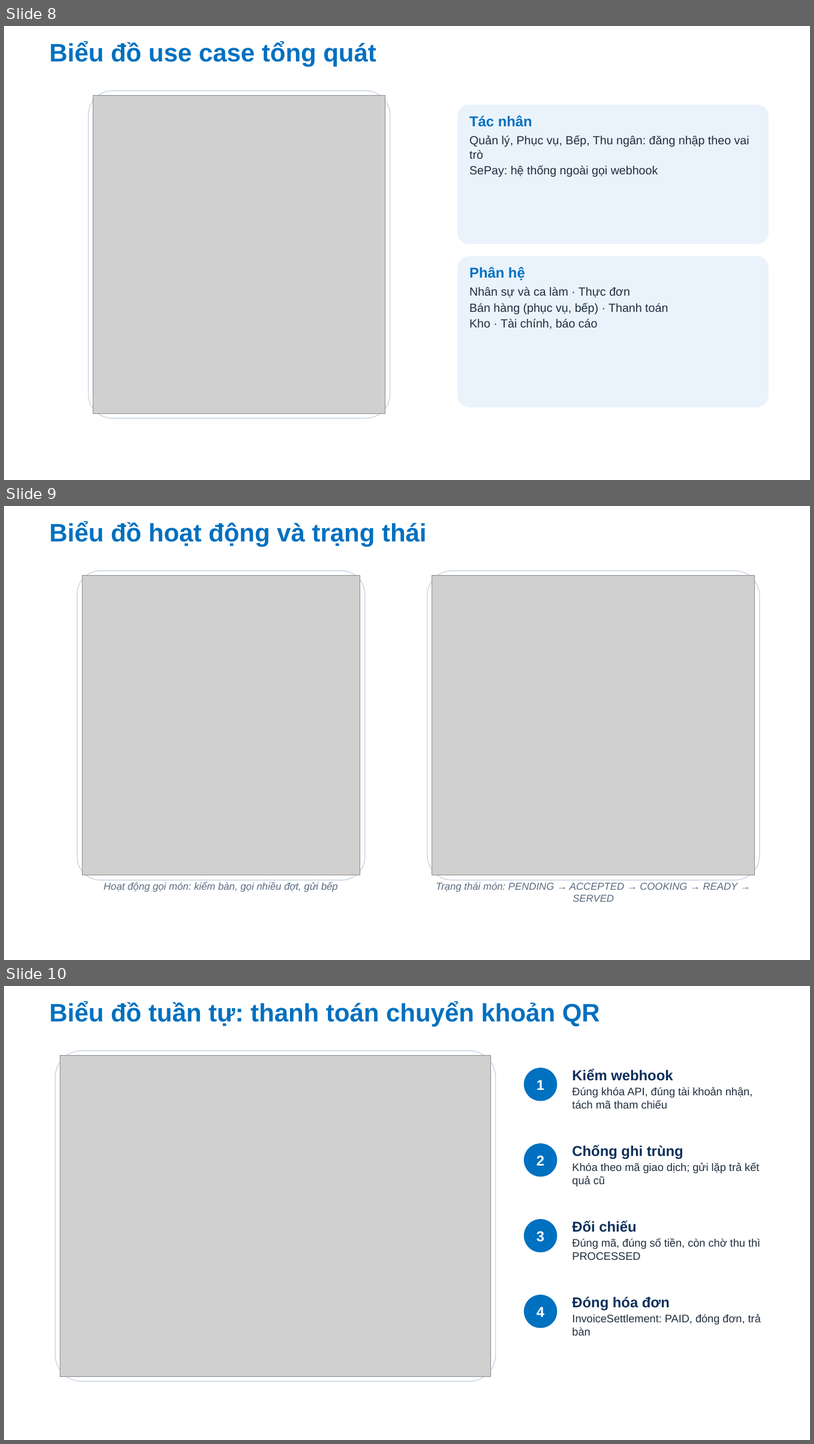
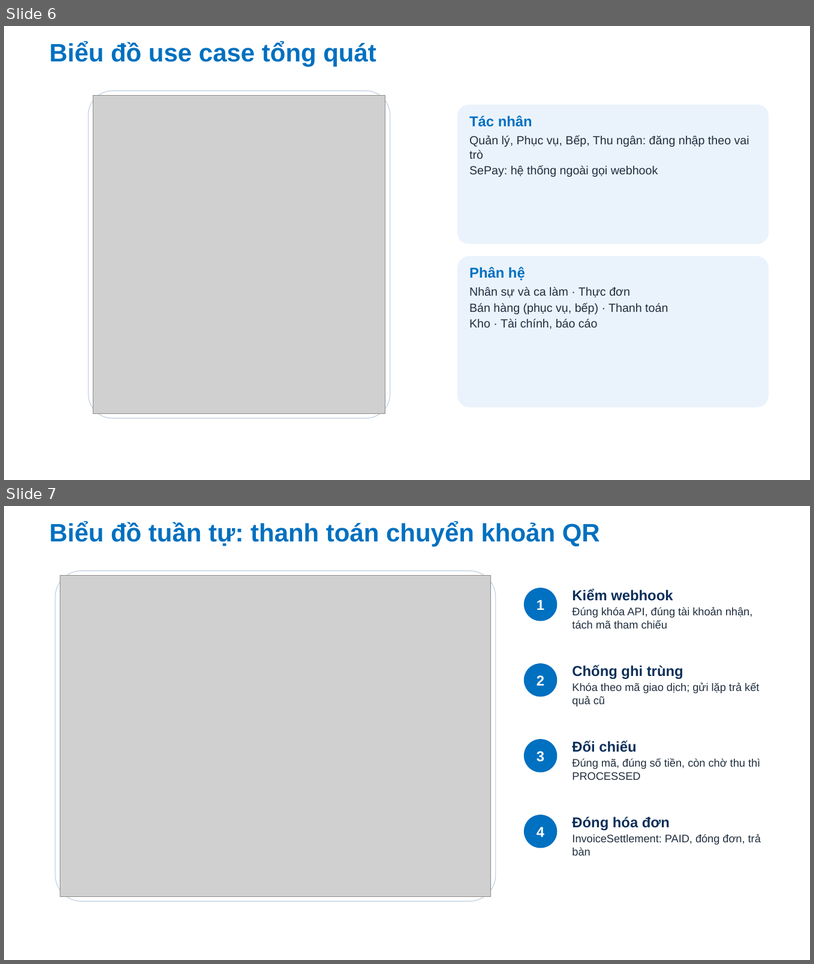
Before and after one commit to Anpham120/restaurant-management-system, a slide deck: docs/bao-cao-ltnc/Slide_LapTrinhNangCao_AtlasRestaurant.pptx. Shown one above the other, each under a label of ours: slides 8, 9 and 10 before the commit, slides 6 and 7 after it. The pictures are 814x1444 and 814x964 pixels, drawn with LibreOffice and Linux fonts; fonts in the diff are those of the drawing; grey boxes stand for pictures; background and template pictures are left out. Boxes give left, top, right and bottom in pixels: in the first picture for what was removed or moved away, otherwise in the second. Text is boxed around its words. In the diff, an @@ line names an element or a change of style, - is before the commit and + after.

```diff
--- a/docs/bao-cao-ltnc/Slide_LapTrinhNangCao_AtlasRestaurant.pptx
+++ b/docs/bao-cao-ltnc/Slide_LapTrinhNangCao_AtlasRestaurant.pptx
@@ slide 9 removed at (4, 506, 810, 960), background #FFFFFF @@
@@ title removed at (50, 522, 427, 547) @@
-Biểu đồ hoạt động và trạng thái
@@ rounded rectangle removed at (77, 571, 365, 880) @@
@@ picture removed at (82, 576, 360, 875) @@
@@ rounded rectangle removed at (428, 571, 760, 880) @@
@@ picture removed at (432, 576, 755, 875) @@
@@ text removed at (104, 882, 338, 892) @@
-Hoạt động gọi món: kiểm bàn, gọi nhiều đợt, gửi bếp
@@ text removed at (436, 882, 738, 901) @@
-Trạng thái món: PENDING → ACCEPTED → COOKING → READY → SERVED
@@ what was slide 8 is now slide 6 @@
@@ what was slide 10 is now slide 7 @@
```
Also in this commit, not shown: 2 slides changed, 6 other slides removed, 1 other file.
